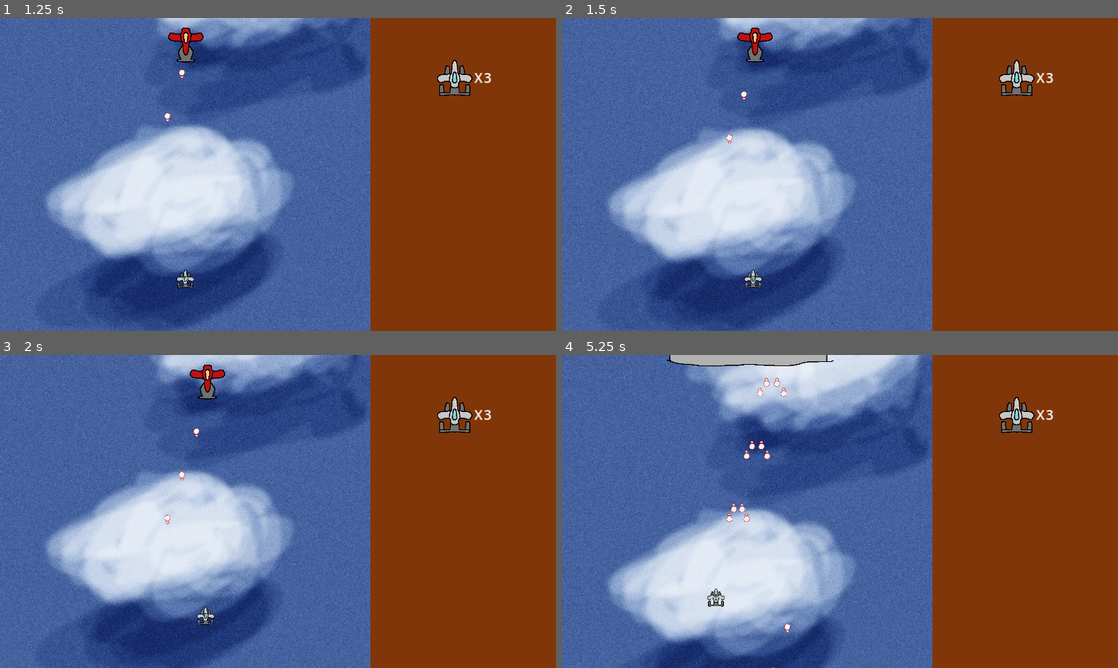
Above: before the commit, frames 1-4 (two rows, left to right).
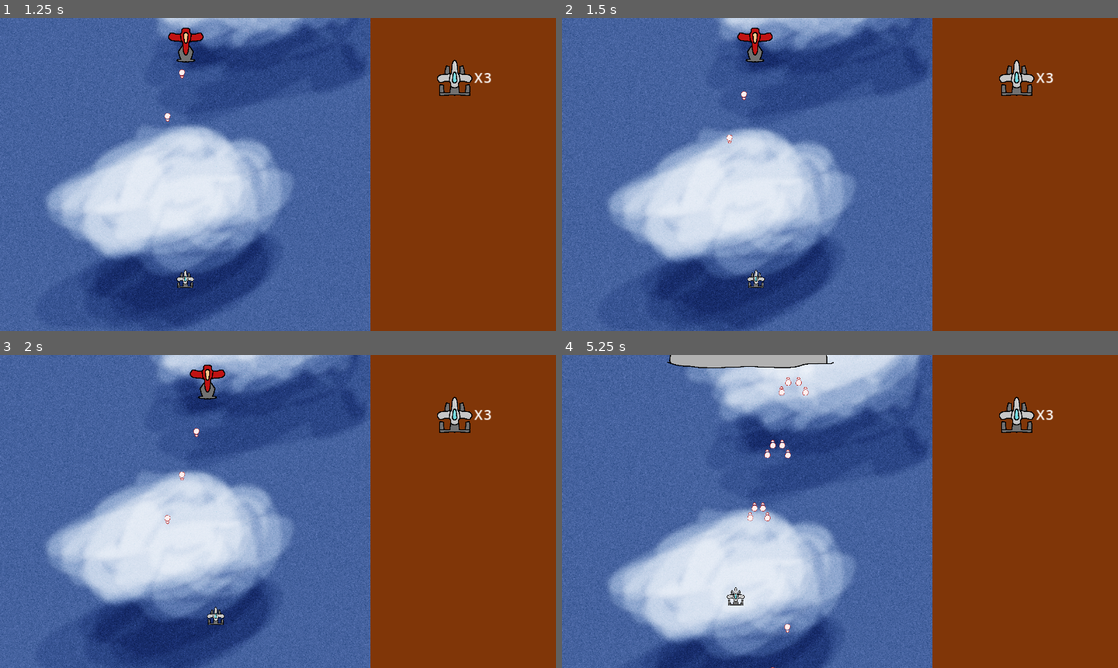
Above: after the commit, the same moments.

Repository: ConradBelaire/Shmup
Game: Godot game, scene res://Scenes/MainMenu.tscn
Same seed, same stepped clock (60 frames per second), same inputs: the game is played once before the commit and once after it.
Inputs:
- Up to frame 1 (1.25 s): click "Start" at 0.5 s
- Up to frame 2 (1.5 s): hold D (right) from 1.28 s (still down); hold Shift (slow) from 1.28 s (still down)
- Up to frame 3 (2 s): keep holding D (right); keep holding Shift (slow)
- Up to frame 4 (5.25 s): release D (right) at 2.03 s; release Shift (slow) at 2.03 s; hold S (down) 2.03-2.78 s; tap J (fire) at 2.1 s; tap Shift (slow) at 2.3, 3.6, 4.55, 5.1 s; hold D (right) 2.78-3.53 s; hold Shift (slow) 2.78-3.53 s; hold W (up) 3.53-4.28 s; hold J (fire) 4.28-5.03 s; hold A (left) from 4.28 s (still down)

Frame 1 is identical in both runs. In frame 2, 0.1% of the frame differs, in the area x 32-37%, y 80-87%; in frame 3, 0.2%; in frame 4, 1.0%, in the area x 18-49%, y 0-81%.

Commit message:
Cleaned up some bullet pattern code

Diff:
--- a/Scenes/Player.tscn
+++ b/Scenes/Player.tscn
@@ -46,7 +46,7 @@
 [node name="Sprite" type="AnimatedSprite2D" parent="."]
 sprite_frames = SubResource("SpriteFrames_j3ppw")
 animation = &"Invuln"
-frame_progress = 0.9402
+frame_progress = 0.41086
 
 [node name="CollisionShape2D" type="CollisionShape2D" parent="."]
 shape = SubResource("CapsuleShape2D_y32mq")
--- a/Scripts/BulletPattern.gd
+++ b/Scripts/BulletPattern.gd
@@ -15,3 +15,10 @@
 	var inst = bullet.instantiate()
 	target_scene.add_child(inst)
 	inst._init_vars(speed, angle, position, d_angle)
+
+
+# Returns an int you add to a base angle to spread out the bullets when shooting a blast
+# EX. with 3 shots, it shoots i=0 diff degrees to right, i=1 at angle, i=2 diff to left
+# Also handy if doing d_angle stuff
+func _spread(num_shots, diff, i) -> int:
+	return ((num_shots-1) * diff / 2) - diff*i
--- a/Scripts/Player.gd
+++ b/Scripts/Player.gd
@@ -1,7 +1,7 @@
 extends CharacterBody2D
 
 @export var speed = 300
-@export var slow_speed = 100
+@export var slow_speed = 150
 @export var bullet: PackedScene
 
 signal update_life
--- a/Scripts/TurkeyPattern1.gd
+++ b/Scripts/TurkeyPattern1.gd
@@ -11,26 +11,29 @@
 func _ready():
 	pass # Replace with function body.
 
-
 # Called every frame. 'delta' is the elapsed time since the previous frame.
 func _process(delta):
 	if (step < 5):
 		if (step_timer <= 0.0):
 			if (shot_count < 8):
 				if (shottimer < 0):
-					shottimer += 0.1 - delta
+					shottimer += 0.25 - delta
 					shot_count += 1
 
 					var angle_vec = player.position - position
 					var angle = -rad_to_deg(angle_vec.angle())
-					for i in 5:
-						_shoot(300, angle + 10 - 5*i , position, -20 + 10*i)
+
+					var num_shots = 14 + (shot_count % 2)
+					var angle_diff = 10
+					var d_angle_diff = 0
+					for i in num_shots:
+						_shoot(300, angle + _spread(num_shots, angle_diff, i) , position, _spread(num_shots, d_angle_diff, i))
 
 				else:
 					shottimer -= delta
 			else:
 				shot_count = 0
-				step_timer = 0.5
+				step_timer = 1
 				step += 1
 		else:
 			step_timer -= delta
